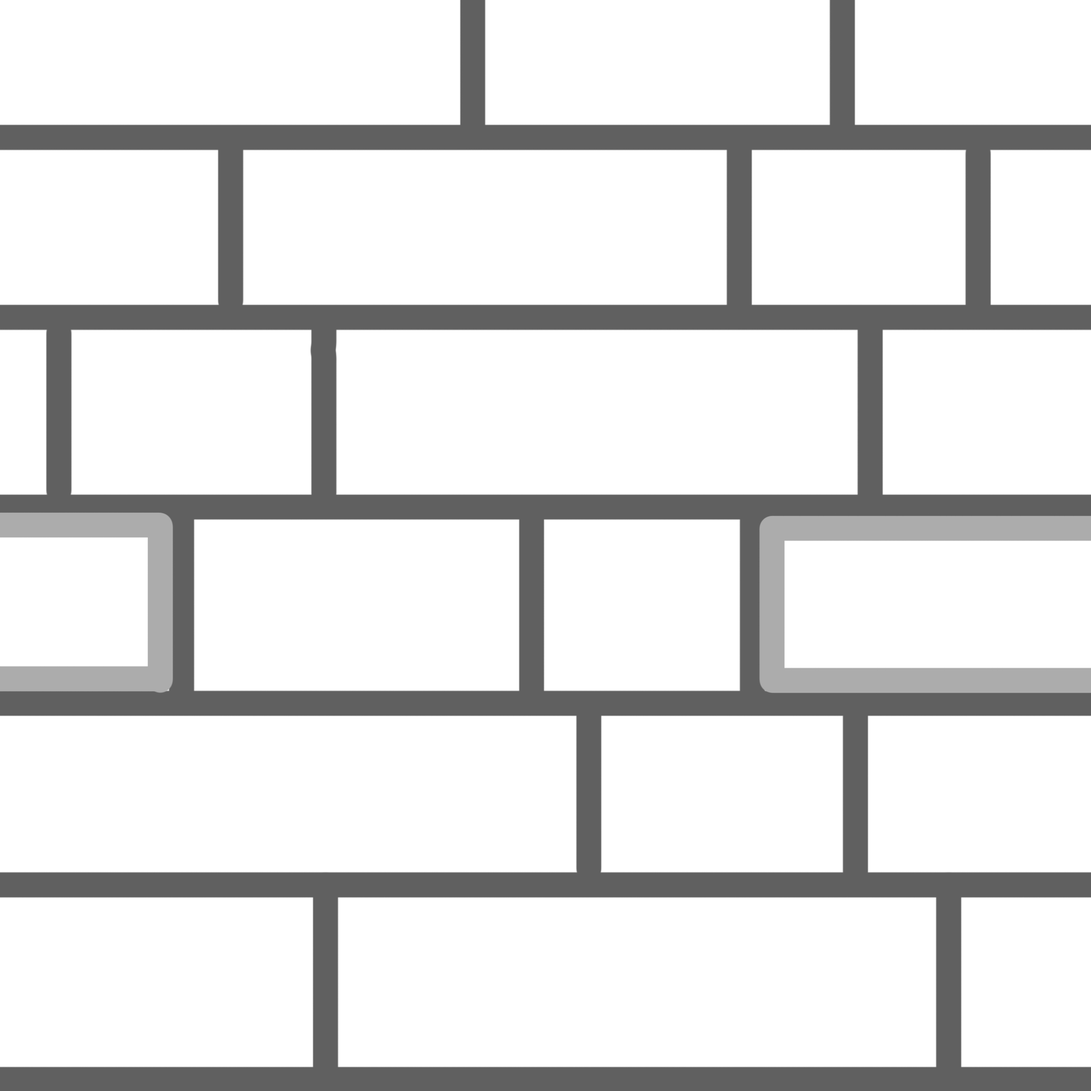
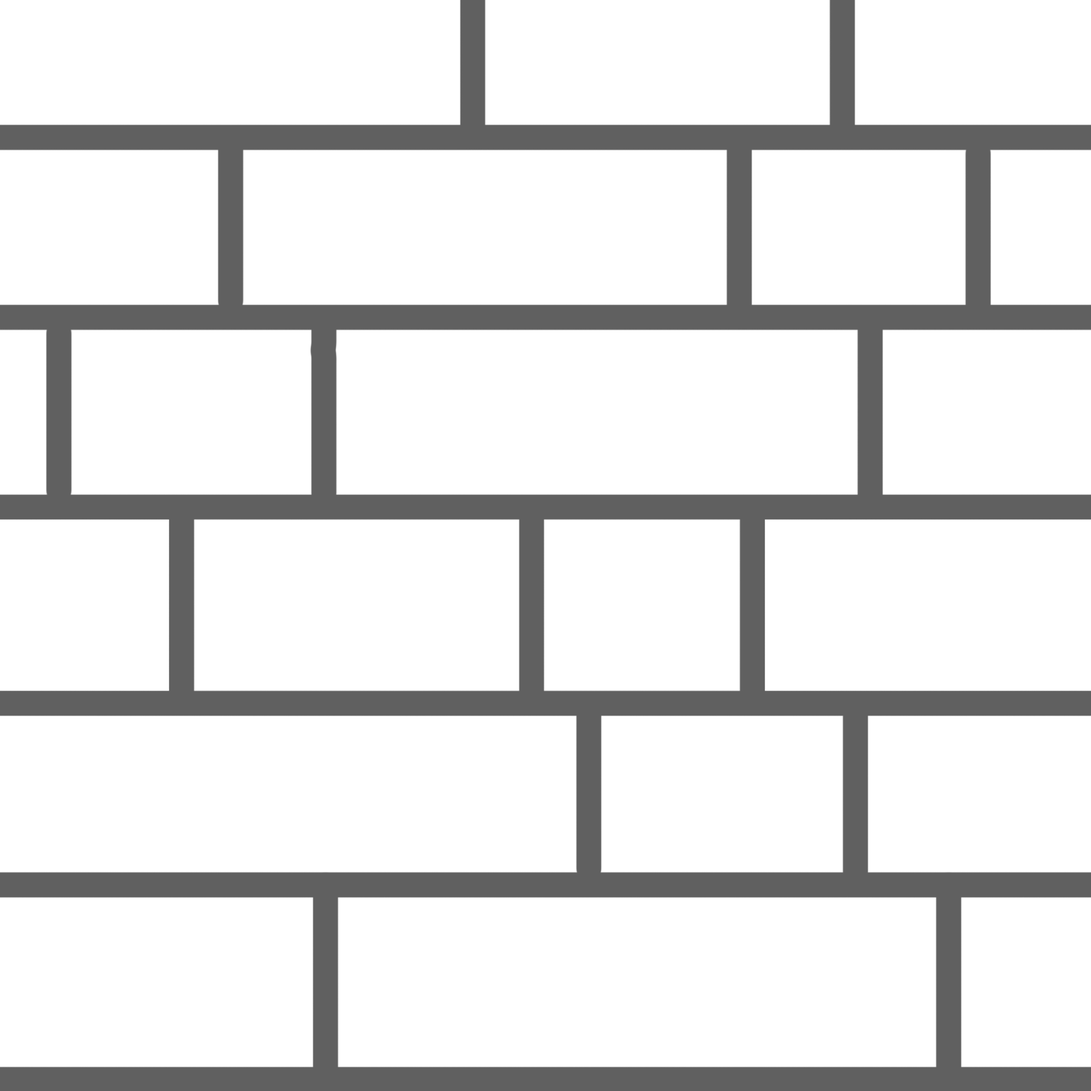
Revision of a layered 1091 x 1091 image; what changed, layer by layer:
painted on "Background copy" over [0, 512, 1091, 694]
